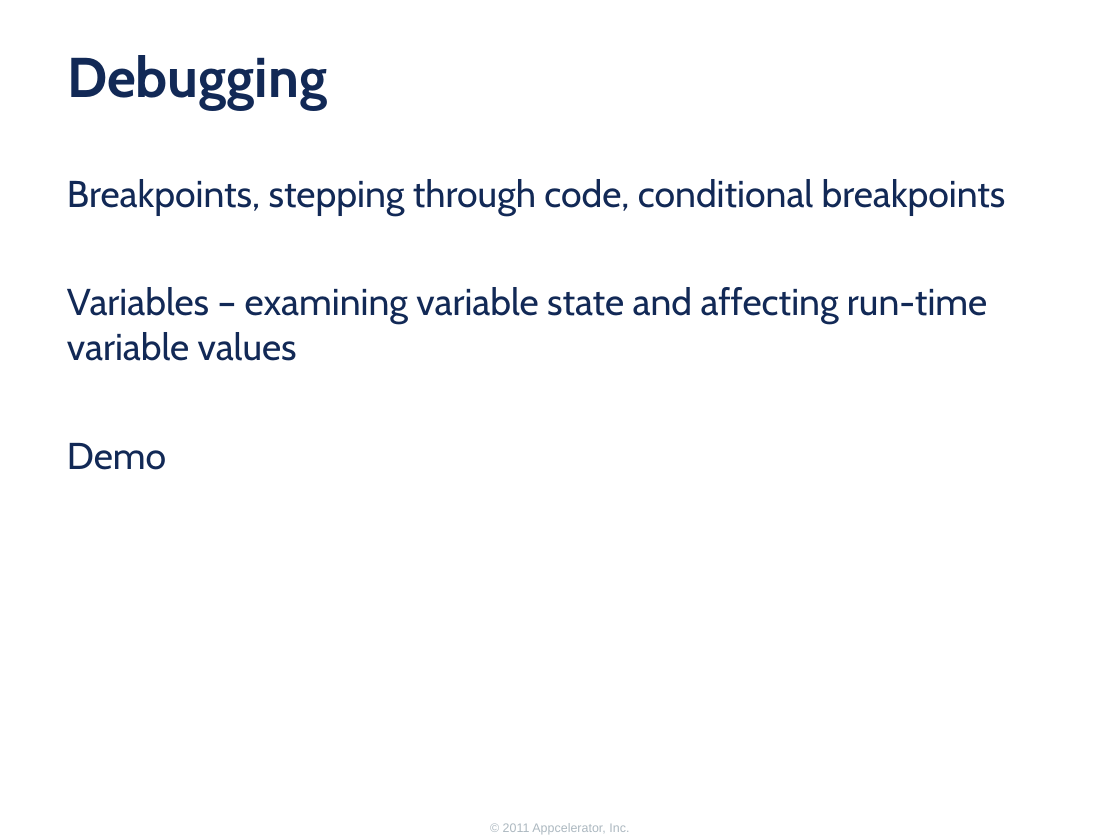
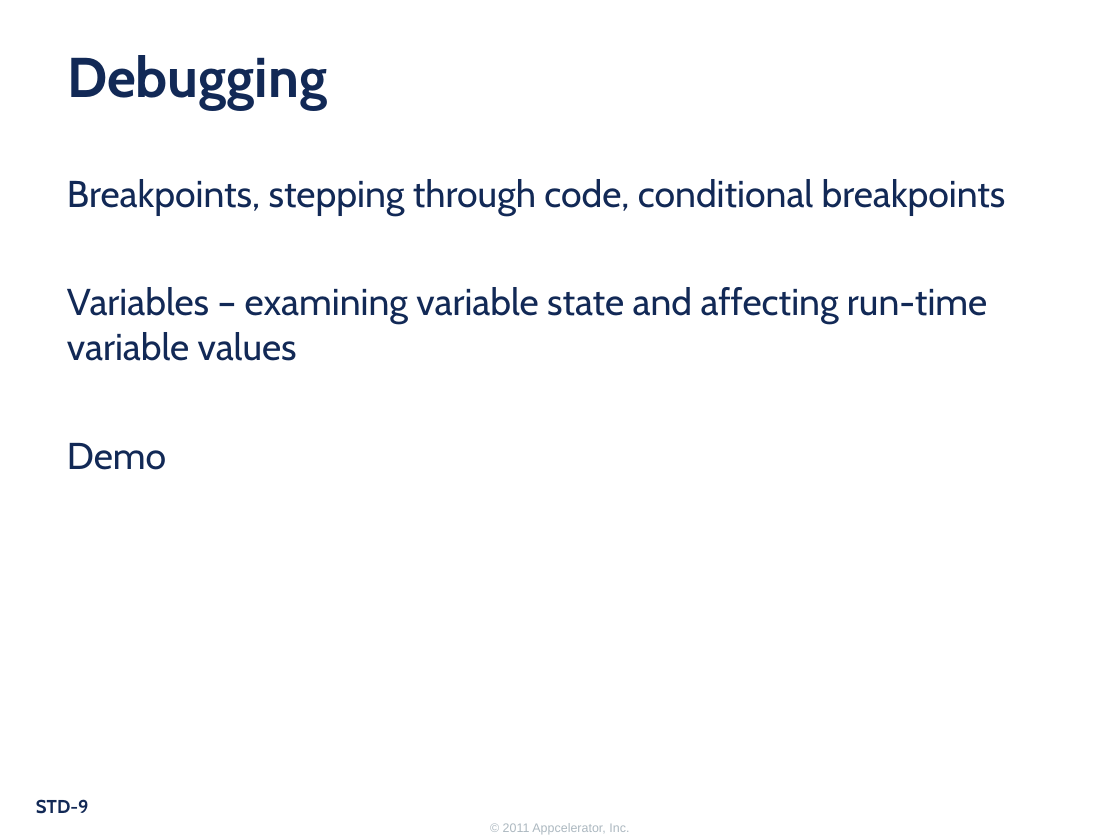
Before and after one commit to appcelerator-training-archive/tcad_certification, a slide deck: slide 9 of 218.ppt. Drawn at 1120x840 pixels with LibreOffice and Linux fonts; fonts in the diff are those of the drawing; background and template pictures are left out. Boxes give left, top, right and bottom in pixels: in the first picture for what was removed or moved away, otherwise in the second. Text is boxed around its words. In the diff, an @@ line names an element or a change of style, - is before the commit and + after.

```diff
--- a/218.ppt
+++ b/218.ppt
@@ page number added at (36,799,89,814), 12 pt, text #122956, bold @@
+STD-9
```
Also in this commit, not shown: 11 other slides changed, 6 other files.
